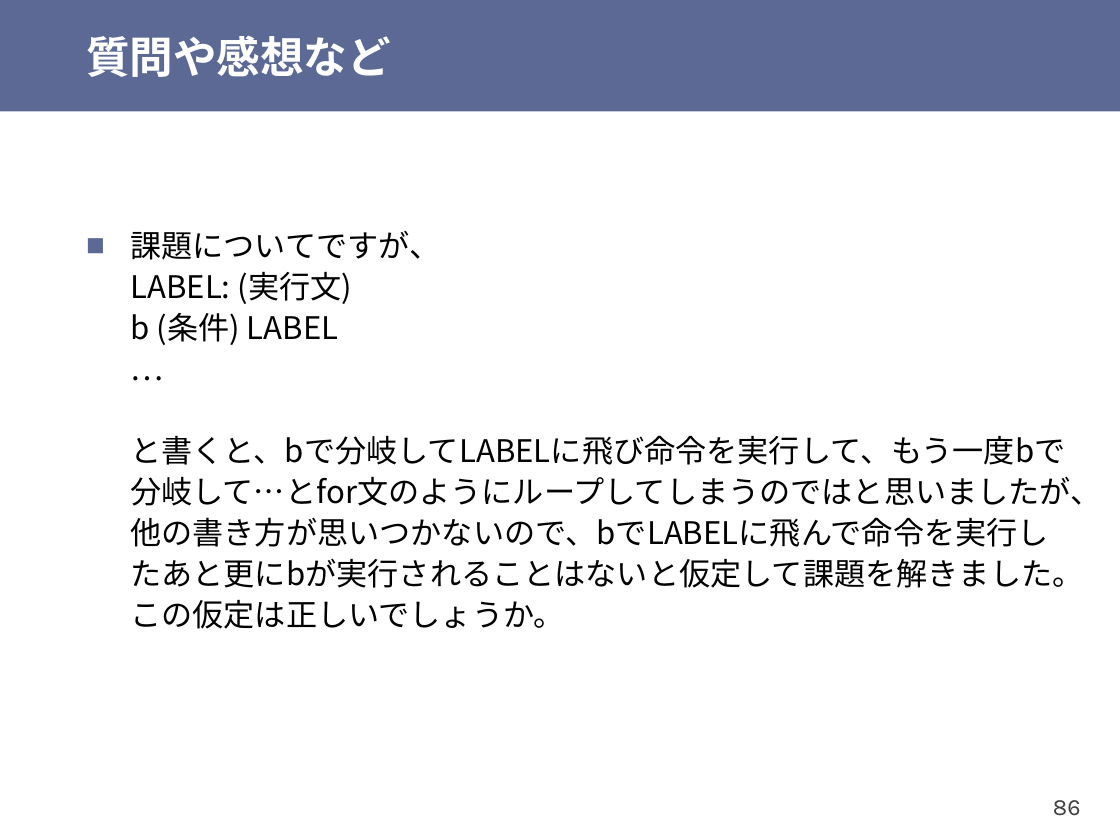
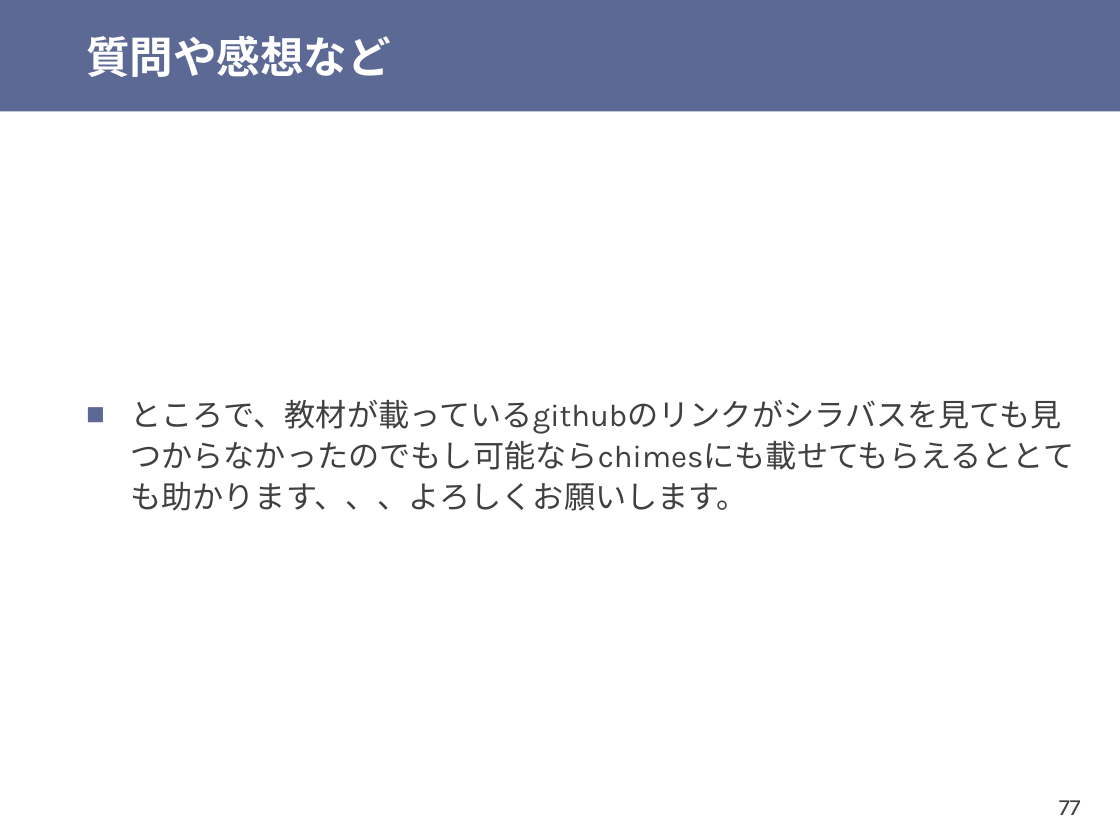
Before and after one commit to shioyadan/otya-computer-architecture-i, a slide deck: slide 77 of cai-shioya-03.pptx (slide 86 before the commit). Drawn at 1120x840 pixels with LibreOffice and Linux fonts; fonts in the diff are those of the drawing. Boxes give left, top, right and bottom in pixels: in the first picture for what was removed or moved away, otherwise in the second. Text is boxed around its words. In the diff, an @@ line names an element or a change of style, - is before the commit and + after.

```diff
--- a/cai-shioya-03.pptx
+++ b/cai-shioya-03.pptx
@@ text at (x1=130, y1=400, x2=1062, y2=511): text changed; font Noto Sans CJK JP to Karla; text colour #000000 to #404040 @@
-■ 課題についてですが、
-  LABEL: (実行文)
-  b (条件) LABEL
-  …
-  と書くと、bで分岐してLABELに飛び命令を実行して、もう一度bで分岐して…とfor文のようにループしてしまうのではと思いましたが、他の書き方が思いつかないので、bでLABELに飛んで命令を実行したあと更にbが実行されることはないと仮定して課題を解きました。この仮定は正しいでしょうか。
+■ ところで、教材が載っているgithubのリンクがシラバスを見ても見つからなかったのでもし可能ならchimesにも載せてもらえるととても助かります、、、よろしくお願いします。
@@ page number at (x1=1059, y1=800, x2=1081, y2=815): text changed @@
-86
+77
```
Also in this commit, not shown: 26 other slides changed, 5 slides added, 3 slides removed, 1 other file.
